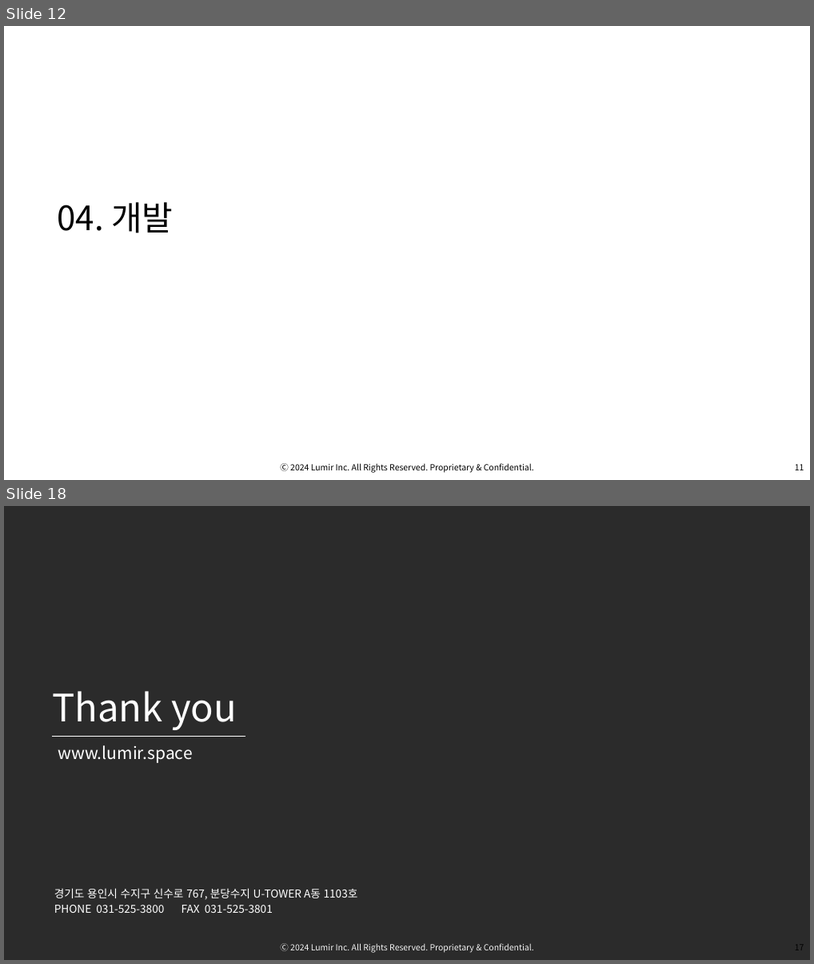
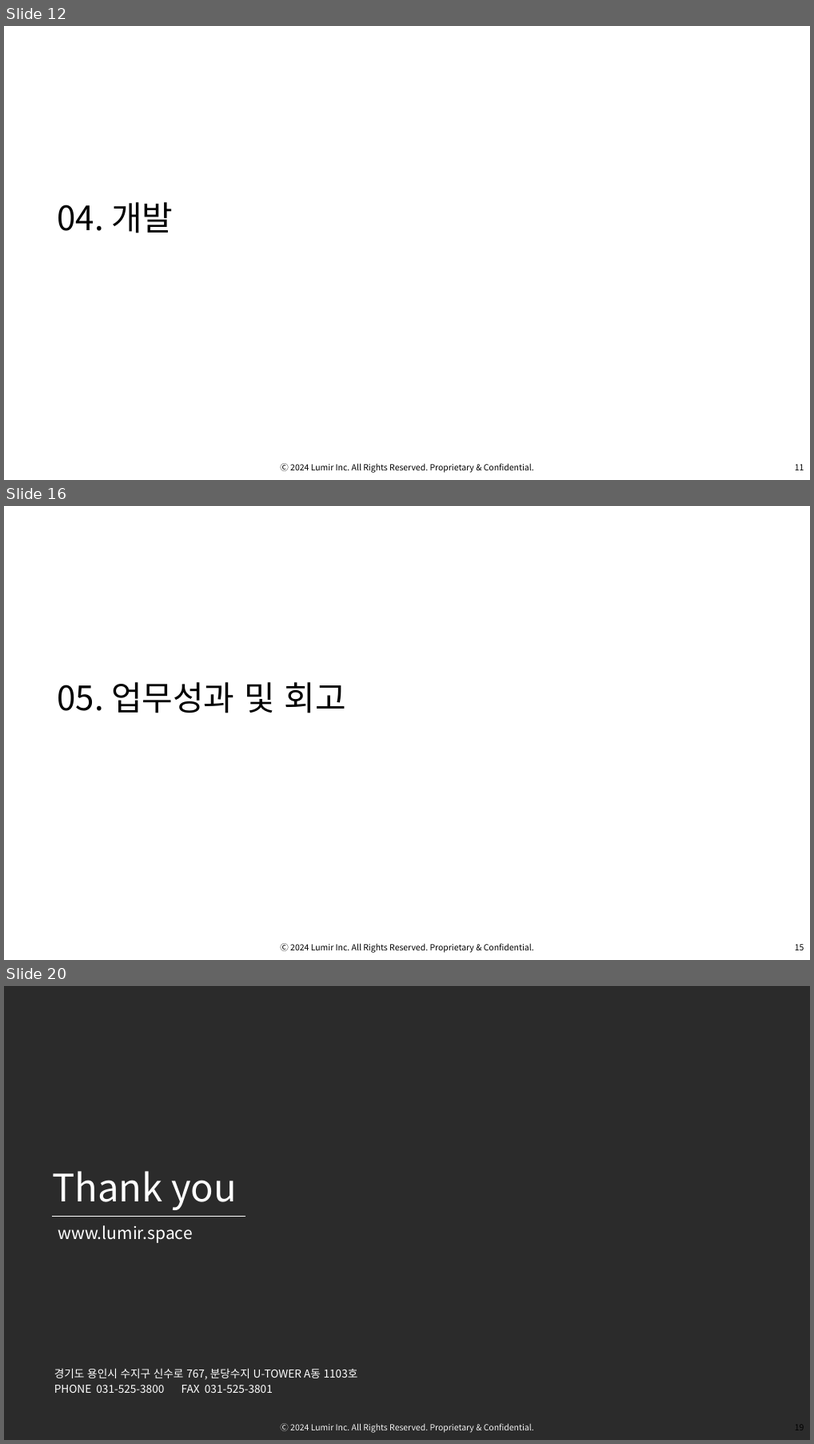
Before and after one commit to OsterRepository/OsterRepository, a slide deck: 기술 7부 김민수 성과 발표.pptx. Shown one above the other, each under a label of ours: slides 12 and 18 before the commit, slides 12, 16 and 20 after it; the slides between them are not shown. The pictures are 814x964 and 814x1444 pixels, drawn with LibreOffice and Linux fonts; fonts in the diff are those of the drawing; background and template pictures are left out; a plain dark background stands for a picture behind light text. Boxes give left, top, right and bottom in pixels: in the first picture for what was removed or moved away, otherwise in the second. Text is boxed around its words. In the diff, an @@ line names an element or a change of style, - is before the commit and + after.

```diff
--- a/기술 7부 김민수 성과 발표.pptx
+++ b/기술 7부 김민수 성과 발표.pptx
@@ slide 16 added at box(4, 506, 810, 960), background picture (left out); not listed: 2 template elements that a slide beside it also shows @@
@@ title added at box(58, 682, 346, 713), 40 pt, text #000000 @@
+05. 업무성과 및 회고
@@ what was slide 18 is now slide 20 @@
```
Also in this commit, not shown: 12 slides changed, 1 other slide added.
